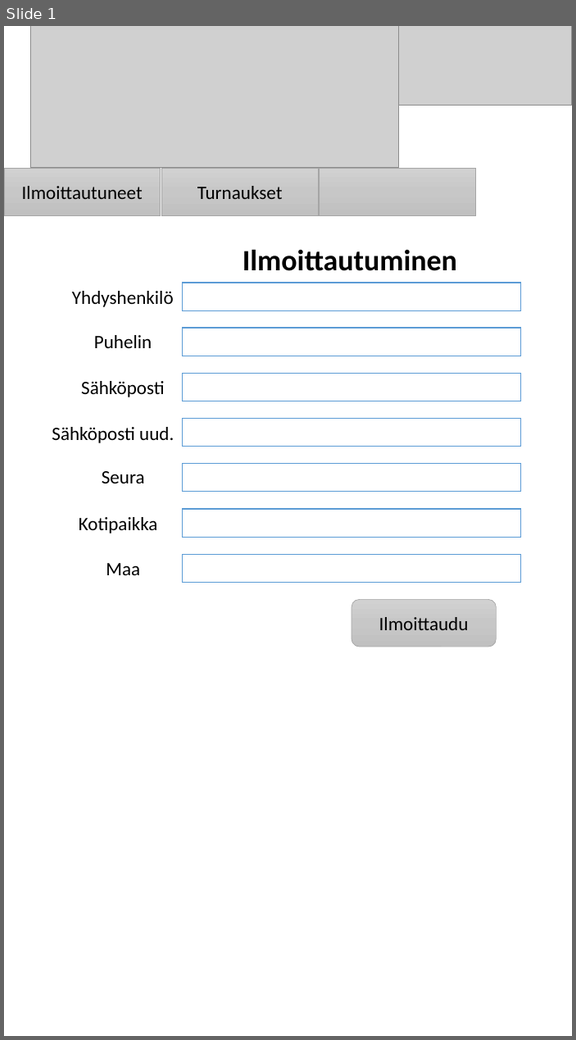
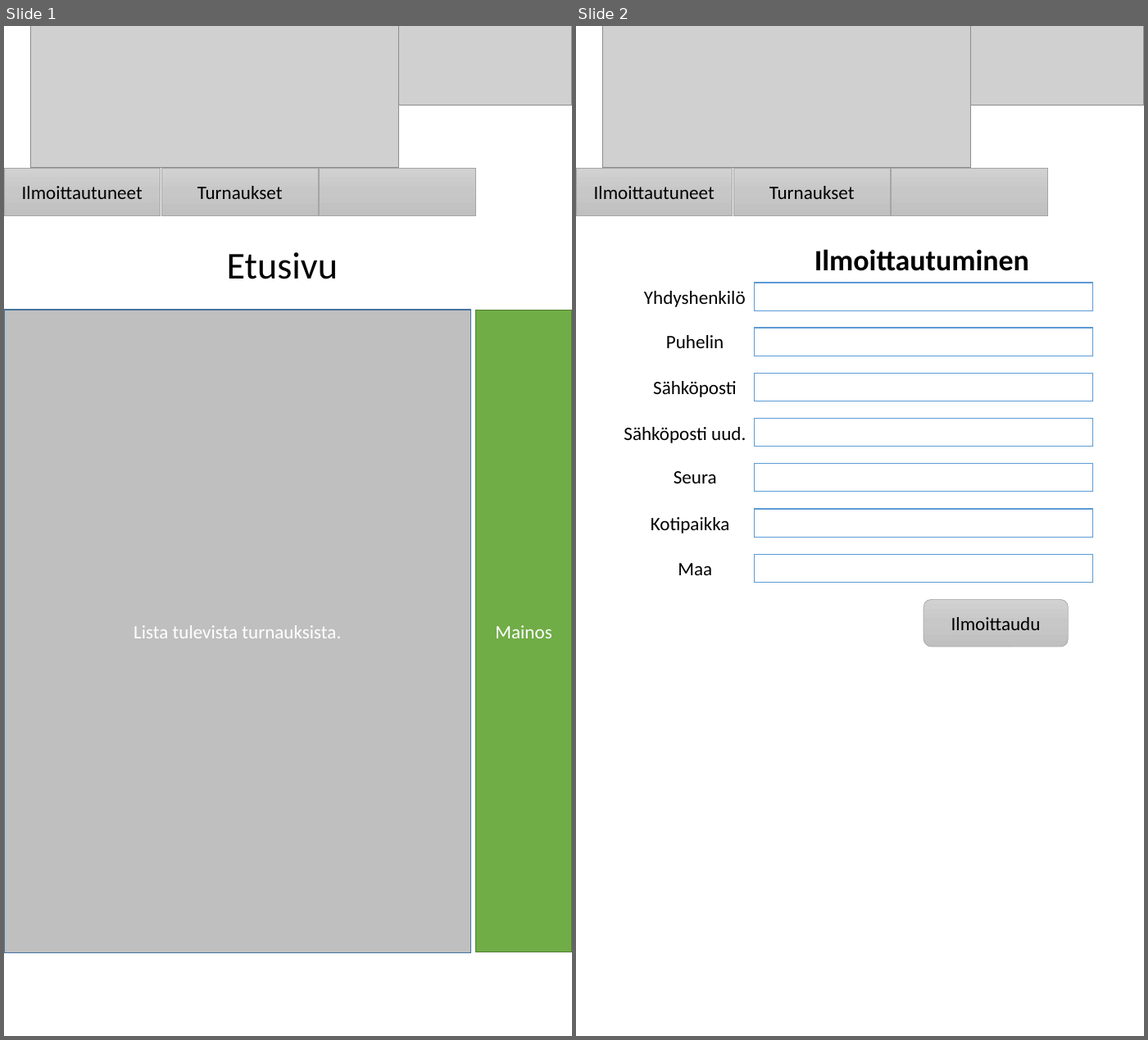
Before and after one commit to Leppis35/Leenan_kurssi, a slide deck: Tyyliopas.pptx. Shown side by side, each under a label of ours: slide 1 before the commit, slides 1 and 2 after it. The pictures are 576x1040 and 1148x1040 pixels, drawn with LibreOffice and Linux fonts; fonts in the diff are those of the drawing; grey boxes stand for pictures; background and template pictures are left out. Boxes give left, top, right and bottom in pixels: in the first picture for what was removed or moved away, otherwise in the second. Text is boxed around its words. In the diff, an @@ line names an element or a change of style, - is before the commit and + after.

```diff
--- a/Tyyliopas.pptx
+++ b/Tyyliopas.pptx
@@ slide 1 added at [4,26,572,1036], background picture (left out) @@
@@ picture added at [31,26,399,169] @@
@@ picture added at [398,26,572,105] @@
@@ rectangle added at [4,168,160,215], fill gradient #D2D2D2 to #C8C8C8 to #C0C0C0, outline #A5A5A5 0.5 pt, 18 pt, text #000000 @@
+Ilmoittautuneet
@@ rectangle added at [161,168,318,215], fill gradient #D2D2D2 to #C8C8C8 to #C0C0C0, outline #A5A5A5 0.5 pt, 18 pt, text #000000 @@
+Turnaukset
@@ rectangle added at [319,168,476,215], fill gradient #D2D2D2 to #C8C8C8 to #C0C0C0, outline #A5A5A5 0.5 pt @@
@@ text added at [227,252,338,279], 36 pt, text #000000 @@
+Etusivu
@@ rectangle added at [4,310,471,953], fill #BFBFBF, outline #43739E 1 pt, 18 pt, text #FFFFFF @@
+Lista tulevista turnauksista.
@@ rectangle added at [476,310,572,953], fill #70AD47, outline #538035 1 pt, 18 pt, text #FFFFFF @@
+Mainos
@@ what was slide 1 is now slide 2 @@
```
Also in this commit, not shown: 2 slides changed, 10 other files.
